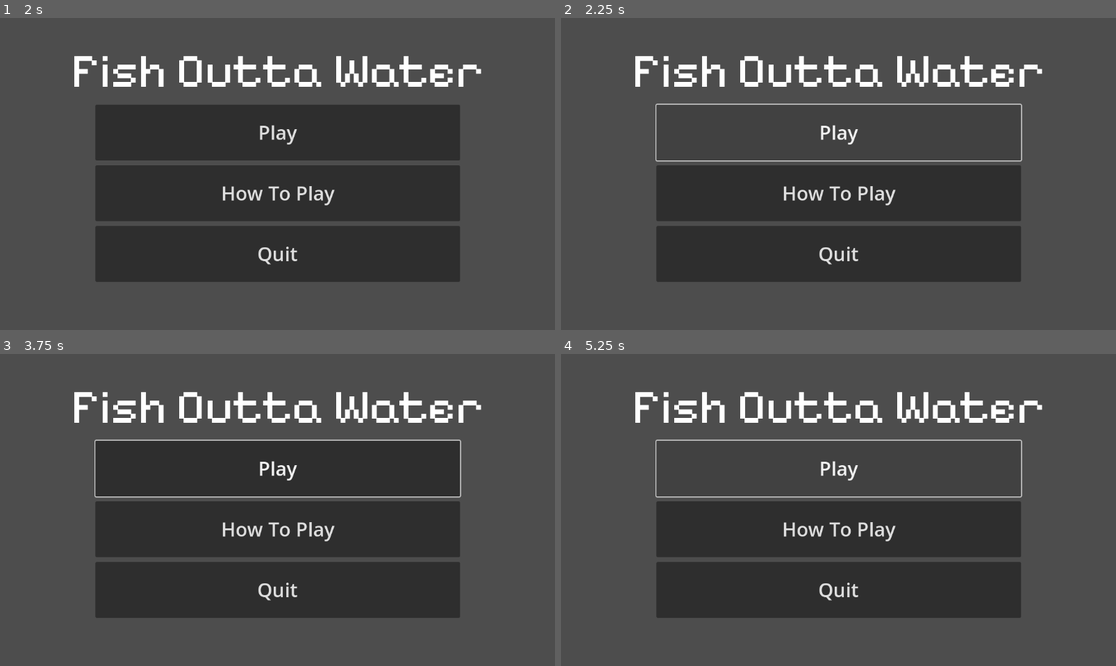
Above: before the commit, frames 1-4 (two rows, left to right).
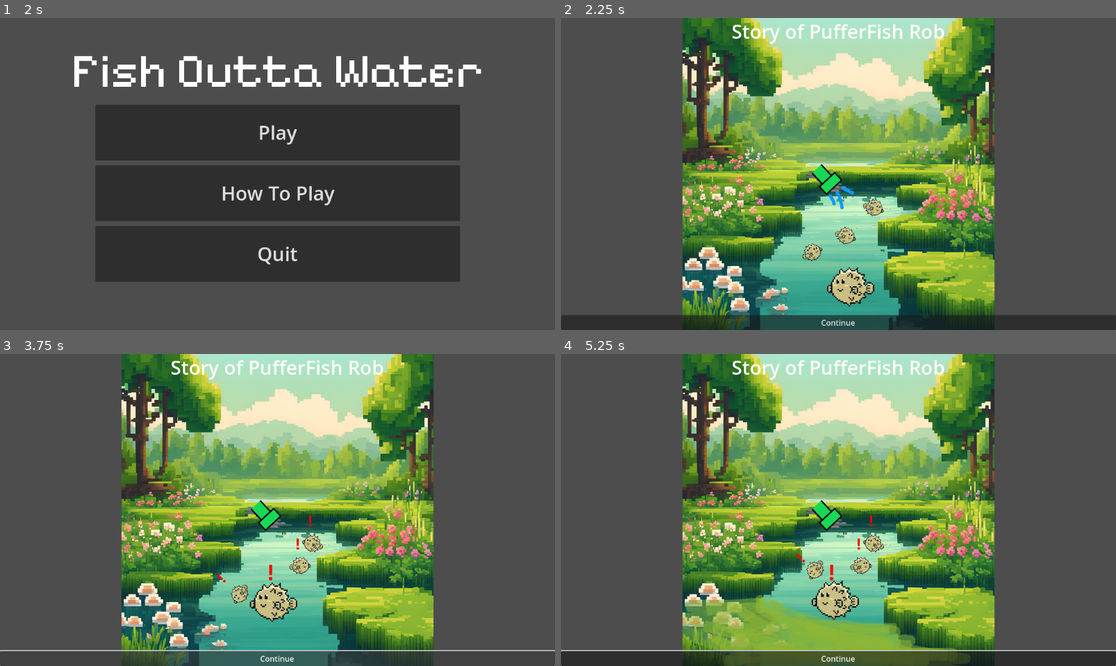
Above: after the commit, the same moments.

Repository: martinsi26/GameJam2024
Game: Godot game, scene res://Scenes/MiscScenes/StartMenu.tscn
Two runs of this game, one before a commit and one after it. Both use one fixed random seed, a clock stepped at 60 frames per second and the inputs below. Before the commit the project starts from res://MiscScenes/StartMenu.tscn.
Inputs (mouse positions are in pixels of both pictures, inside the frame that each line leads up to):
- Up to frame 1 (2 s): click "How To Play" at 0.5 s; click "Back" at 1.25 s
- Up to frame 2 (2.25 s): click "Play" at 2 s
- Up to frame 3 (3.75 s): click (277, 469) at 2.75 s, where only the run before the commit has a clickable "Play"; click (277, 659) at 3.5 s, where only the run after the commit has a clickable "Continue"
- Up to frame 4 (5.25 s): click (838, 659) at 4.25 s, where only the run after the commit has a clickable "Continue"; click (838, 469) at 5 s, where only the run before the commit has a clickable "Play"

Frame 1 is identical in both runs. In frame 2, 61% of the frame differs, in the area x 0-100%, y 0-100%; in frame 3, 61%; in frame 4, 61%.

Commit message:
Storyboard

Diff:
--- a/gamejam2024/MiscScenes/StartMenu.tscn
+++ b/gamejam2024/Scenes/MiscScenes/PauseMenu.tscn
@@ -1,24 +1,24 @@
-[gd_scene load_steps=4 format=3 uid="uid://b0ijeqb5wejx0"]
+[gd_scene load_steps=6 format=3 uid="uid://bi87hjmlvk7t2"]
 
-[ext_resource type="Script" path="res://Scripts/StartMenu.gd" id="1_gqxy6"]
-[ext_resource type="FontFile" uid="uid://b15u71uf2db5y" path="res://Assets/fonts/PixelifySans-VariableFont_wght.ttf" id="1_rm7l3"]
-[ext_resource type="PackedScene" uid="uid://csg6arca4ugmf" path="res://MiscScenes/HowToPlay.tscn" id="4_qnk3t"]
+[ext_resource type="Script" path="res://Scripts/PauseMenu.gd" id="1_vfhae"]
+[ext_resource type="FontFile" uid="uid://b15u71uf2db5y" path="res://Assets/fonts/PixelifySans-VariableFont_wght.ttf" id="2_su3pd"]
+[ext_resource type="PackedScene" uid="uid://csg6arca4ugmf" path="res://Scenes/MiscScenes/HowToPlay.tscn" id="4_2e2e2"]
 
-[node name="StartMenu" type="Control"]
-layout_mode = 3
+[sub_resource type="ShaderMaterial" id="ShaderMaterial_80f00"]
+
+[sub_resource type="ShaderMaterial" id="ShaderMaterial_aaypy"]
+
+[node name="PauseMenu" type="ColorRect"]
+material = SubResource("ShaderMaterial_80f00")
 anchors_preset = 15
 anchor_right = 1.0
 anchor_bottom = 1.0
 grow_horizontal = 2
 grow_vertical = 2
-script = ExtResource("1_gqxy6")
-
-[node name="TextureRect" type="TextureRect" parent="."]
-layout_mode = 1
-anchors_preset = -1
-anchor_right = 1.0
-anchor_bottom = 1.0
-expand_mode = 5
+size_flags_horizontal = 6
+size_flags_vertical = 6
+color = Color(1, 1, 1, 0)
+script = ExtResource("1_vfhae")
 
 [node name="MarginContainer" type="MarginContainer" parent="."]
 layout_mode = 1
@@ -30,18 +30,21 @@
 theme_override_constants/margin_left = 200
 theme_override_constants/margin_top = 50
 theme_override_constants/margin_right = 200
-theme_override_constants/margin_bottom = 100
+theme_override_constants/margin_bottom = 50
 
 [node name="VBoxContainer" type="VBoxContainer" parent="MarginContainer"]
+material = SubResource("ShaderMaterial_aaypy")
 layout_mode = 2
+size_flags_horizontal = 4
+size_flags_vertical = 4
 theme_override_constants/separation = 10
 
 [node name="Label" type="Label" parent="MarginContainer/VBoxContainer"]
 layout_mode = 2
 theme_override_colors/font_color = Color(1, 1, 1, 1)
-theme_override_fonts/font = ExtResource("1_rm7l3")
+theme_override_fonts/font = ExtResource("2_su3pd")
 theme_override_font_sizes/font_size = 100
-text = "Fish Outta Water"
+text = "Pause"
 horizontal_alignment = 1
 
 [node name="VBoxContainer" type="VBoxContainer" parent="MarginContainer/VBoxContainer"]
@@ -55,11 +58,27 @@
 theme_override_constants/margin_left = 50
 theme_override_constants/margin_right = 50
 
-[node name="Play" type="Button" parent="MarginContainer/VBoxContainer/VBoxContainer/MarginContainer"]
+[node name="Continue" type="Button" parent="MarginContainer/VBoxContainer/VBoxContainer/MarginContainer"]
+process_mode = 2
 layout_direction = 1
 layout_mode = 2
+theme_override_fonts/font = ExtResource("2_su3pd")
 theme_override_font_sizes/font_size = 40
-text = "Play"
+text = "Continue"
+
+[node name="MarginContainer4" type="MarginContainer" parent="MarginContainer/VBoxContainer/VBoxContainer"]
+layout_mode = 2
+size_flags_vertical = 3
+theme_override_constants/margin_left = 50
+theme_override_constants/margin_right = 50
+
+[node name="NuxMode" type="Button" parent="MarginContainer/VBoxContainer/VBoxContainer/MarginContainer4"]
+process_mode = 2
+visible = false
+layout_mode = 2
+theme_override_fonts/font = ExtResource("2_su3pd")
+theme_override_font_sizes/font_size = 40
+text = "Nux Mode"
 
 [node name="MarginContainer2" type="MarginContainer" parent="MarginContainer/VBoxContainer/VBoxContainer"]
 layout_mode = 2
@@ -68,7 +87,9 @@
 theme_override_constants/margin_right = 50
 
 [node name="HowToPlay" type="Button" parent="MarginContainer/VBoxContainer/VBoxContainer/MarginContainer2"]
+process_mode = 2
 layout_mode = 2
+theme_override_fonts/font = ExtResource("2_su3pd")
 theme_override_font_sizes/font_size = 40
 text = "How To Play"
 
@@ -79,15 +100,18 @@
 theme_override_constants/margin_right = 50
 
 [node name="Quit" type="Button" parent="MarginContainer/VBoxContainer/VBoxContainer/MarginContainer3"]
+process_mode = 2
 layout_direction = 1
 layout_mode = 2
+theme_override_fonts/font = ExtResource("2_su3pd")
 theme_override_font_sizes/font_size = 40
 text = "Quit"
 
-[node name="HowToPlay" parent="." instance=ExtResource("4_qnk3t")]
+[node name="HowToPlay" parent="." instance=ExtResource("4_2e2e2")]
 visible = false
 layout_mode = 1
 
-[connection signal="pressed" from="MarginContainer/VBoxContainer/VBoxContainer/MarginContainer/Play" to="." method="_on_play_pressed"]
+[connection signal="pressed" from="MarginContainer/VBoxContainer/VBoxContainer/MarginContainer/Continue" to="." method="_on_continue_pressed"]
+[connection signal="pressed" from="MarginContainer/VBoxContainer/VBoxContainer/MarginContainer4/NuxMode" to="." method="_on_nux_mode_pressed"]
 [connection signal="pressed" from="MarginContainer/VBoxContainer/VBoxContainer/MarginContainer2/HowToPlay" to="." method="_on_how_to_play_pressed"]
 [connection signal="pressed" from="MarginContainer/VBoxContainer/VBoxContainer/MarginContainer3/Quit" to="." method="_on_quit_pressed"]
--- a/gamejam2024/MiscScenes/PauseMenu.tscn
+++ b/gamejam2024/Scenes/MiscScenes/StartMenu.tscn
@@ -1,24 +1,24 @@
-[gd_scene load_steps=6 format=3 uid="uid://bi87hjmlvk7t2"]
+[gd_scene load_steps=4 format=3 uid="uid://b0ijeqb5wejx0"]
 
-[ext_resource type="Script" path="res://Scripts/PauseMenu.gd" id="1_vfhae"]
-[ext_resource type="FontFile" uid="uid://b15u71uf2db5y" path="res://Assets/fonts/PixelifySans-VariableFont_wght.ttf" id="2_su3pd"]
-[ext_resource type="PackedScene" uid="uid://csg6arca4ugmf" path="res://MiscScenes/HowToPlay.tscn" id="4_2e2e2"]
+[ext_resource type="Script" path="res://Scripts/StartMenu.gd" id="1_gqxy6"]
+[ext_resource type="FontFile" uid="uid://b15u71uf2db5y" path="res://Assets/fonts/PixelifySans-VariableFont_wght.ttf" id="1_rm7l3"]
+[ext_resource type="PackedScene" uid="uid://csg6arca4ugmf" path="res://Scenes/MiscScenes/HowToPlay.tscn" id="4_qnk3t"]
 
-[sub_resource type="ShaderMaterial" id="ShaderMaterial_80f00"]
-
-[sub_resource type="ShaderMaterial" id="ShaderMaterial_aaypy"]
-
-[node name="PauseMenu" type="ColorRect"]
-material = SubResource("ShaderMaterial_80f00")
+[node name="StartMenu" type="Control"]
+layout_mode = 3
 anchors_preset = 15
 anchor_right = 1.0
 anchor_bottom = 1.0
 grow_horizontal = 2
 grow_vertical = 2
-size_flags_horizontal = 6
-size_flags_vertical = 6
-color = Color(1, 1, 1, 0)
-script = ExtResource("1_vfhae")
+script = ExtResource("1_gqxy6")
+
+[node name="TextureRect" type="TextureRect" parent="."]
+layout_mode = 1
+anchors_preset = -1
+anchor_right = 1.0
+anchor_bottom = 1.0
+expand_mode = 5
 
 [node name="MarginContainer" type="MarginContainer" parent="."]
 layout_mode = 1
@@ -30,21 +30,18 @@
 theme_override_constants/margin_left = 200
 theme_override_constants/margin_top = 50
 theme_override_constants/margin_right = 200
-theme_override_constants/margin_bottom = 50
+theme_override_constants/margin_bottom = 100
 
 [node name="VBoxContainer" type="VBoxContainer" parent="MarginContainer"]
-material = SubResource("ShaderMaterial_aaypy")
 layout_mode = 2
-size_flags_horizontal = 4
-size_flags_vertical = 4
 theme_override_constants/separation = 10
 
 [node name="Label" type="Label" parent="MarginContainer/VBoxContainer"]
 layout_mode = 2
 theme_override_colors/font_color = Color(1, 1, 1, 1)
-theme_override_fonts/font = ExtResource("2_su3pd")
+theme_override_fonts/font = ExtResource("1_rm7l3")
 theme_override_font_sizes/font_size = 100
-text = "Pause"
+text = "Fish Outta Water"
 horizontal_alignment = 1
 
 [node name="VBoxContainer" type="VBoxContainer" parent="MarginContainer/VBoxContainer"]
@@ -58,27 +55,11 @@
 theme_override_constants/margin_left = 50
 theme_override_constants/margin_right = 50
 
-[node name="Continue" type="Button" parent="MarginContainer/VBoxContainer/VBoxContainer/MarginContainer"]
-process_mode = 2
+[node name="Play" type="Button" parent="MarginContainer/VBoxContainer/VBoxContainer/MarginContainer"]
 layout_direction = 1
 layout_mode = 2
-theme_override_fonts/font = ExtResource("2_su3pd")
 theme_override_font_sizes/font_size = 40
-text = "Continue"
-
-[node name="MarginContainer4" type="MarginContainer" parent="MarginContainer/VBoxContainer/VBoxContainer"]
-layout_mode = 2
-size_flags_vertical = 3
-theme_override_constants/margin_left = 50
-theme_override_constants/margin_right = 50
-
-[node name="NuxMode" type="Button" parent="MarginContainer/VBoxContainer/VBoxContainer/MarginContainer4"]
-process_mode = 2
-visible = false
-layout_mode = 2
-theme_override_fonts/font = ExtResource("2_su3pd")
-theme_override_font_sizes/font_size = 40
-text = "Nux Mode"
+text = "Play"
 
 [node name="MarginContainer2" type="MarginContainer" parent="MarginContainer/VBoxContainer/VBoxContainer"]
 layout_mode = 2
@@ -87,9 +68,7 @@
 theme_override_constants/margin_right = 50
 
 [node name="HowToPlay" type="Button" parent="MarginContainer/VBoxContainer/VBoxContainer/MarginContainer2"]
-process_mode = 2
 layout_mode = 2
-theme_override_fonts/font = ExtResource("2_su3pd")
 theme_override_font_sizes/font_size = 40
 text = "How To Play"
 
@@ -100,18 +79,15 @@
 theme_override_constants/margin_right = 50
 
 [node name="Quit" type="Button" parent="MarginContainer/VBoxContainer/VBoxContainer/MarginContainer3"]
-process_mode = 2
 layout_direction = 1
 layout_mode = 2
-theme_override_fonts/font = ExtResource("2_su3pd")
 theme_override_font_sizes/font_size = 40
 text = "Quit"
 
-[node name="HowToPlay" parent="." instance=ExtResource("4_2e2e2")]
+[node name="HowToPlay" parent="." instance=ExtResource("4_qnk3t")]
 visible = false
 layout_mode = 1
 
-[connection signal="pressed" from="MarginContainer/VBoxContainer/VBoxContainer/MarginContainer/Continue" to="." method="_on_continue_pressed"]
-[connection signal="pressed" from="MarginContainer/VBoxContainer/VBoxContainer/MarginContainer4/NuxMode" to="." method="_on_nux_mode_pressed"]
+[connection signal="pressed" from="MarginContainer/VBoxContainer/VBoxContainer/MarginContainer/Play" to="." method="_on_play_pressed"]
 [connection signal="pressed" from="MarginContainer/VBoxContainer/VBoxContainer/MarginContainer2/HowToPlay" to="." method="_on_how_to_play_pressed"]
 [connection signal="pressed" from="MarginContainer/VBoxContainer/VBoxContainer/MarginContainer3/Quit" to="." method="_on_quit_pressed"]
--- /dev/null
+++ b/gamejam2024/Scenes/MiscScenes/StoryboardScenes/first_scene.tscn
@@ -0,0 +1,103 @@
+[gd_scene load_steps=3 format=3 uid="uid://1av1hpuhmufm"]
+
+[ext_resource type="Texture2D" uid="uid://buhspfi10oaqh" path="res://Assets/Art/Storyboard/first_scene.png" id="1_5b7xv"]
+[ext_resource type="Script" path="res://Scripts/StoryboardScript.gd" id="1_7feeh"]
+
+[node name="FirstScene" type="Control"]
+layout_mode = 3
+anchors_preset = 15
+anchor_right = 1.0
+anchor_bottom = 1.0
+grow_horizontal = 2
+grow_vertical = 2
+script = ExtResource("1_7feeh")
+
+[node name="TextureRect" type="TextureRect" parent="."]
+layout_mode = 1
+anchors_preset = 15
+anchor_right = 1.0
+anchor_bottom = 1.0
+grow_horizontal = 2
+grow_vertical = 2
+texture = ExtResource("1_5b7xv")
+expand_mode = 1
+stretch_mode = 5
+
+[node name="VBoxContainer" type="VBoxContainer" parent="."]
+layout_mode = 1
+anchors_preset = 15
+anchor_right = 1.0
+anchor_bottom = 1.0
+grow_horizontal = 2
+grow_vertical = 2
+
+[node name="Label" type="Label" parent="VBoxContainer"]
+layout_mode = 2
+size_flags_vertical = 3
+theme_override_font_sizes/font_size = 40
+text = "Story of PufferFish Rob
+"
+horizontal_alignment = 1
+
+[node name="MarginContainer" type="MarginContainer" parent="VBoxContainer"]
+layout_mode = 2
+
+[node name="Button" type="Button" parent="VBoxContainer/MarginContainer"]
+layout_mode = 2
+text = "Continue"
+
+[node name="VBoxContainer2" type="VBoxContainer" parent="."]
+visible = false
+layout_mode = 1
+anchors_preset = 15
+anchor_right = 1.0
+anchor_bottom = 1.0
+grow_horizontal = 2
+grow_vertical = 2
+
+[node name="ColorRect" type="ColorRect" parent="VBoxContainer2"]
+layout_mode = 2
+color = Color(0, 0, 0, 0.14902)
+
+[node name="Label2" type="Label" parent="VBoxContainer2/ColorRect"]
+layout_mode = 2
+offset_top = 4.0
+offset_right = 1152.0
+offset_bottom = 114.0
+size_flags_vertical = 1
+theme_override_font_sizes/font_size = 80
+text = "Mission"
+
+[node name="MarginContainer" type="MarginContainer" parent="VBoxContainer2"]
+layout_mode = 2
+size_flags_vertical = 3
+
+[node name="Label" type="Label" parent="VBoxContainer2/MarginContainer"]
+custom_minimum_size = Vector2(20, 60)
+layout_mode = 2
+size_flags_vertical = 1
+theme_override_font_sizes/font_size = 50
+text = "You must figure out why the waterfall stopped and save the pond. You must become the FISH OUTTA WATER!"
+vertical_alignment = 1
+autowrap_mode = 1
+
+[node name="ColorRect" type="ColorRect" parent="VBoxContainer2/MarginContainer"]
+layout_mode = 2
+color = Color(0, 0, 0, 0.14902)
+
+[node name="VBoxContainer" type="VBoxContainer" parent="VBoxContainer2"]
+layout_mode = 2
+
+[node name="MarginContainer2" type="MarginContainer" parent="VBoxContainer2/VBoxContainer"]
+layout_mode = 2
+size_flags_vertical = 3
+
+[node name="DialogueButton" type="Button" parent="VBoxContainer2/VBoxContainer/MarginContainer2"]
+layout_mode = 2
+text = "Continue"
+
+[node name="MarginContainer2" type="MarginContainer" parent="VBoxContainer2"]
+layout_mode = 2
+
+[connection signal="pressed" from="VBoxContainer/MarginContainer/Button" to="." method="_on_button_pressed"]
+[connection signal="pressed" from="VBoxContainer2/VBoxContainer/MarginContainer2/DialogueButton" to="." method="_on_dialogue_button_pressed"]
--- a/gamejam2024/Scripts/StartMenu.gd
+++ b/gamejam2024/Scripts/StartMenu.gd
@@ -28,4 +28,4 @@
 
 
 func _on_play_pressed() -> void:
-	pass
+	get_tree().change_scene_to_file("res://Scenes/MiscScenes/StoryboardScenes/first_scene.tscn")
--- /dev/null
+++ b/gamejam2024/Scripts/StoryboardScript.gd
@@ -0,0 +1,39 @@
+extends Control
+
+var count = 0
+
+var Story_Texture = ["res://Assets/Art/Storyboard/second_scene.png", "res://Assets/Art/Storyboard/third_scene.png"]
+# Called when the node enters the scene tree for the first time.
+func _ready() -> void:
+	pass
+
+
+# Called every frame. 'delta' is the elapsed time since the previous frame.
+func _process(delta: float) -> void:
+	pass
+
+
+func _on_button_pressed() -> void:
+	if count < 2:
+		var new_texture = load(Story_Texture[count])
+		$TextureRect.texture = new_texture
+
+	elif count == 2:
+		$VBoxContainer.visible = false
+		$VBoxContainer2.visible = true
+	count += 1
+
+
+func _on_dialogue_button_pressed() -> void:
+	if count == 3:
+		$VBoxContainer2/ColorRect/Label2.text = "Rules"
+		$VBoxContainer2/MarginContainer/Label.text = "
+
+		1. Use WASD to move between tiles
+
+		2. You can only move so many times before you run out of water
+
+		3. Reach streams to reach the next level"
+	else:
+		get_tree().change_scene_to_file("res://Scenes/MiscScenes/StartMenu.tscn")
+	count += 1
--- a/gamejam2024/project.godot
+++ b/gamejam2024/project.godot
@@ -11,7 +11,7 @@
 [application]
 
 config/name="GameJam2024"
-run/main_scene="res://MiscScenes/StartMenu.tscn"
+run/main_scene="res://Scenes/MiscScenes/StartMenu.tscn"
 config/features=PackedStringArray("4.3", "Forward Plus")
 config/icon="res://icon.svg"
 
Binary file added: gamejam2024/Assets/Art/Storyboard/first_scene.png
Not shown, added: gamejam2024/Assets/Art/Storyboard/first_scene.png.import
Binary file added: gamejam2024/Assets/Art/Storyboard/second_scene.png
Not shown, added: gamejam2024/Assets/Art/Storyboard/second_scene.png.import
Binary file added: gamejam2024/Assets/Art/Storyboard/third_scene.png
Not shown, added: gamejam2024/Assets/Art/Storyboard/third_scene.png.import
Renamed: gamejam2024/MiscScenes/GameOver.tscn -> gamejam2024/Scenes/MiscScenes/GameOver.tscn
Renamed: gamejam2024/MiscScenes/HowToPlay.tscn -> gamejam2024/Scenes/MiscScenes/HowToPlay.tscn
Renamed: gamejam2024/MiscScenes/WinnerScreen.tscn -> gamejam2024/Scenes/MiscScenes/WinnerScreen.tscn
Not shown, added: gamejam2024/Scenes/MiscScenes/Sta3AE3.tmp
Not shown, added: gamejam2024/Scenes/MiscScenes/StaA717.tmp
Not shown, added: gamejam2024/Scenes/MiscScenes/StaC3A8.tmp
(and 1 more such lines)
